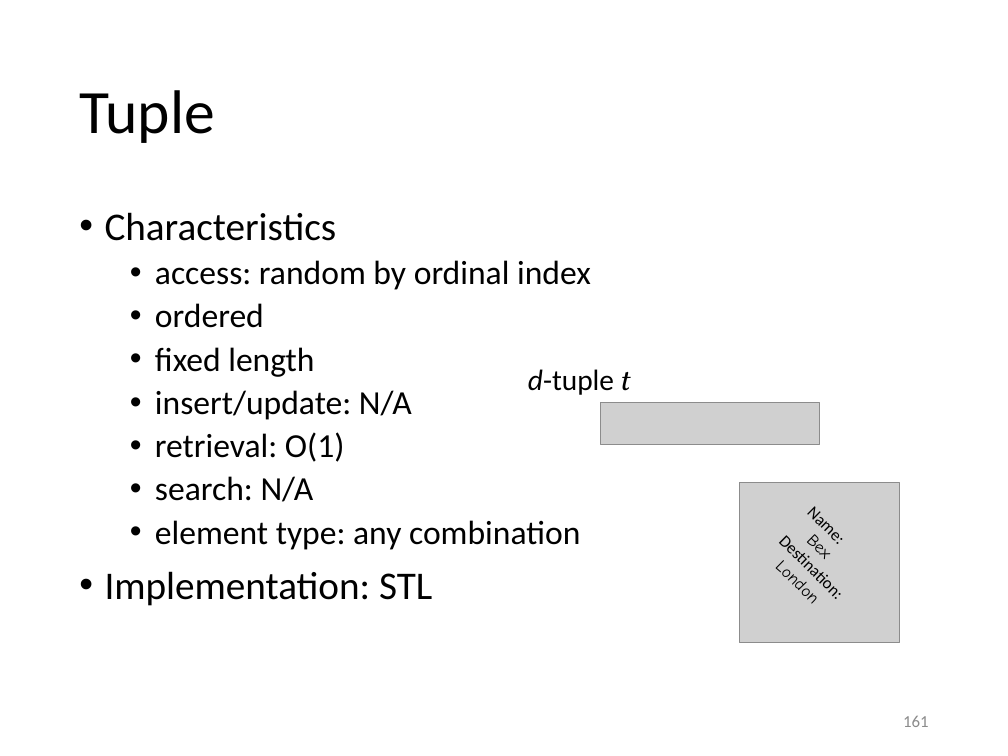
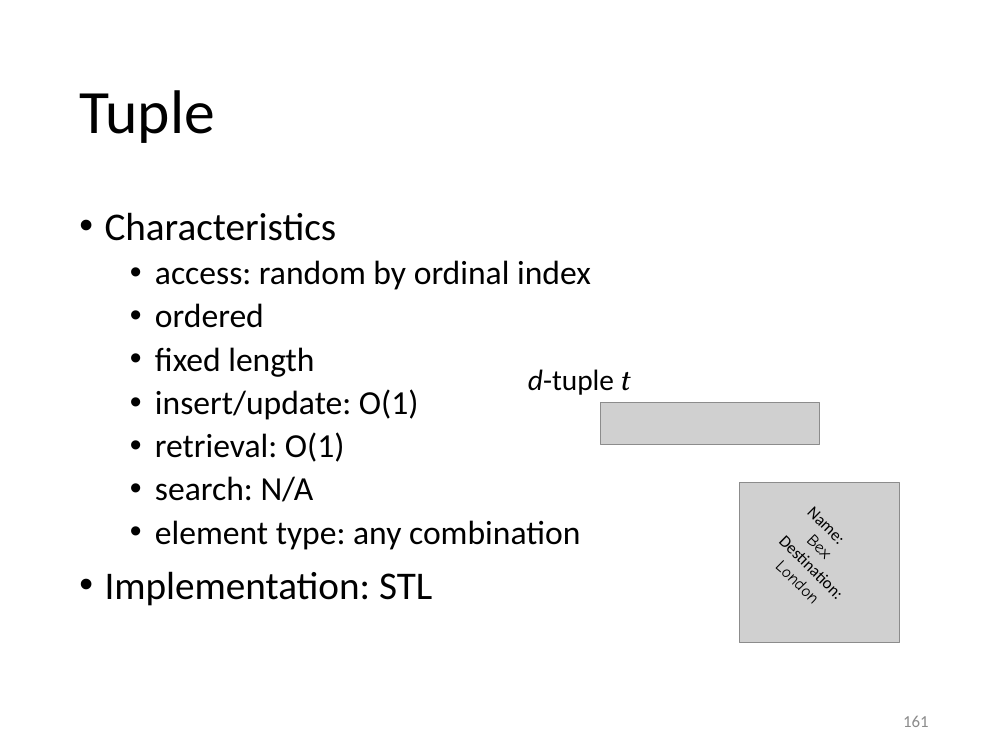
Before and after one commit to gjbex/Scientific-C-plus-plus, a slide deck: slide 161 of scientific_cpp.pptx. Drawn at 1008x756 pixels with LibreOffice and Linux fonts; fonts in the diff are those of the drawing; grey boxes stand for pictures. Boxes give left, top, right and bottom in pixels: in the first picture for what was removed or moved away, otherwise in the second. Text is boxed around its words. In the diff, an @@ line names an element or a change of style, - is before the commit and + after.

```diff
--- a/scientific_cpp.pptx
+++ b/scientific_cpp.pptx
@@ text at <box>155,389,419,420</box>: text changed @@
-  • insert/update: N/A
+  • insert/update: O(1)
```
Also in this commit, not shown: 7 other slides changed, 1 slide added.
